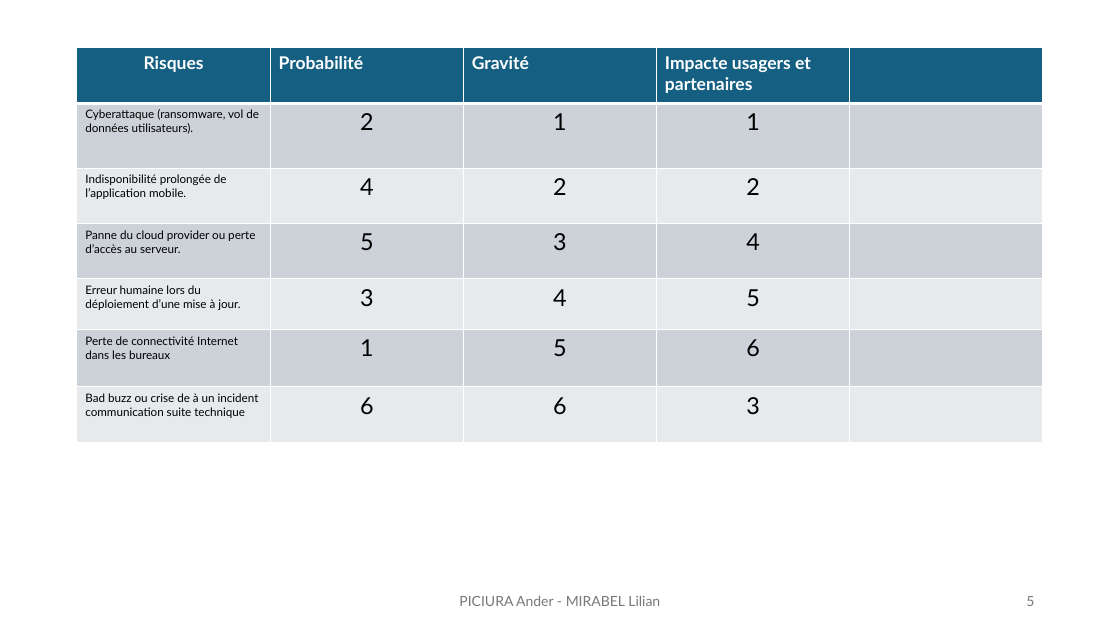
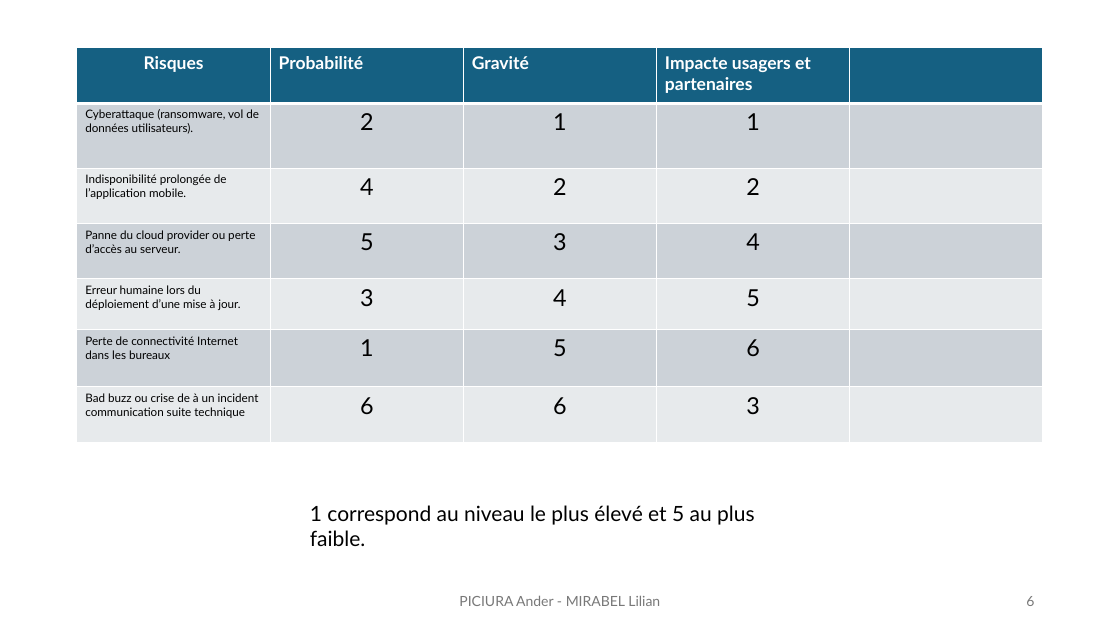
Before and after one commit to lilianmirabel/TPodoo, a slide deck: slide 6 of TP6_Exploitation_faille_0day_Lilian_Ander.pptx (slide 5 before the commit). Drawn at 1120x630 pixels with LibreOffice and Linux fonts; fonts in the diff are those of the drawing. Boxes give left, top, right and bottom in pixels: in the first picture for what was removed or moved away, otherwise in the second. Text is boxed around its words. In the diff, an @@ line names an element or a change of style, - is before the commit and + after.

```diff
--- a/TP6_Exploitation_faille_0day_Lilian_Ander.pptx
+++ b/TP6_Exploitation_faille_0day_Lilian_Ander.pptx
@@ text added at [310, 505, 755, 525], 18 pt, text #000000 @@
+1 correspond au niveau le plus élevé et 5 au plus faible.
@@ page number at [1026, 596, 1034, 606]: text changed @@
-5
+6
```
Also in this commit, not shown: 4 other slides changed, 2 slides added.
